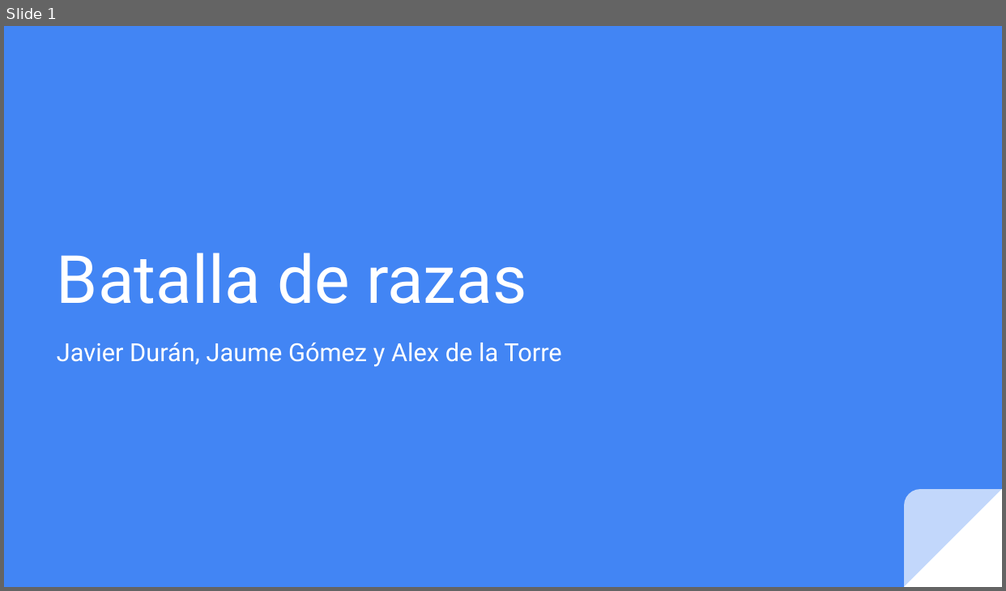
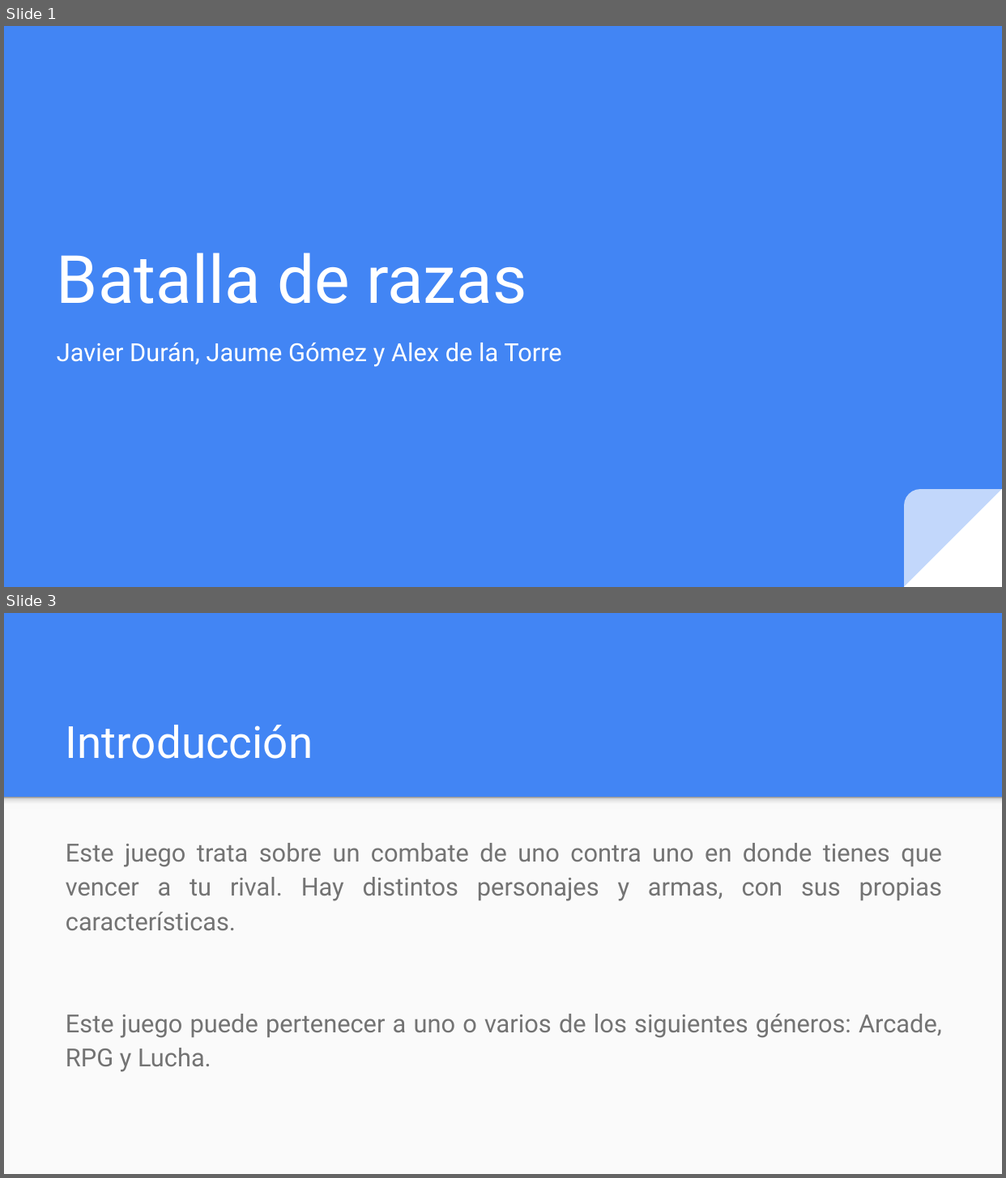
Before and after one commit to JGomezSimon/ProyectoBattle, a slide deck: m1/Presentación Proyecto.pptx. Shown one above the other, each under a label of ours: slide 1 before the commit, slides 1 and 3 after it; the slides between them are not shown. The pictures are 1006x591 and 1006x1178 pixels, drawn with LibreOffice and Linux fonts; fonts in the diff are those of the drawing. Boxes give left, top, right and bottom in pixels: in the first picture for what was removed or moved away, otherwise in the second. Text is boxed around its words. In the diff, an @@ line names an element or a change of style, - is before the commit and + after.

```diff
--- a/m1/Presentación Proyecto.pptx
+++ b/m1/Presentación Proyecto.pptx
@@ slide 3 added at [4, 613, 1002, 1174], background #4285F4 @@
@@ title added at [66, 725, 313, 759], 32 pt, text #FFFFFF @@
+Introducción
@@ rectangle added at [4, 797, 1002, 1174], fill #FAFAFA @@
@@ rectangle added at [4, 797, 1002, 808], fill gradient #F9F9F9 to #DEDEDE to #999999 @@
@@ text added at [66, 843, 942, 1072], 18 pt, text #737373 @@
+Este juego trata sobre un combate de uno contra uno en donde tienes que vencer a tu rival. Hay distintos personajes y armas, con sus propias características.
+Este juego puede pertenecer a uno o varios de los siguientes géneros: Arcade, RPG y Lucha.
```
Also in this commit, not shown: 1 slide changed, 10 other slides added, 4 slides removed.
